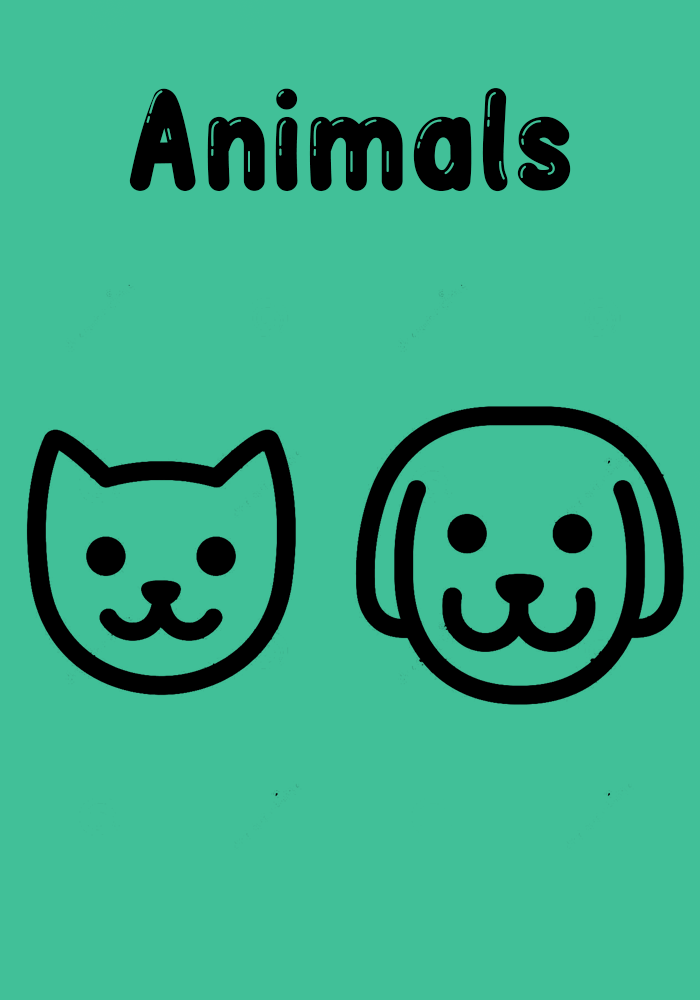
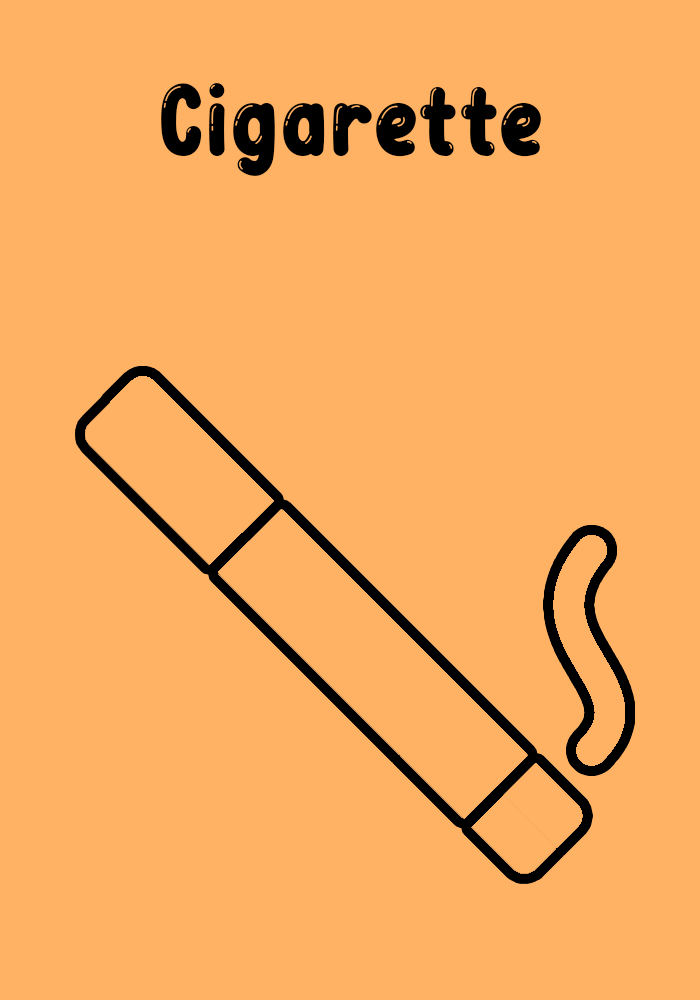
Before/after of a 700×1000 layered artwork. What changed in the layer stack:
painted on "Text" over [129, 83, 571, 192]
hid "Color Fill 2" over [0, 0, 700, 1000]
added layer "Cigarette Icon" in group "Icons" over [75, 365, 636, 884]
hid "Animals Icon" over [26, 282, 687, 850]
painted on "Color Fill 1" over [0, 0, 700, 1000]
